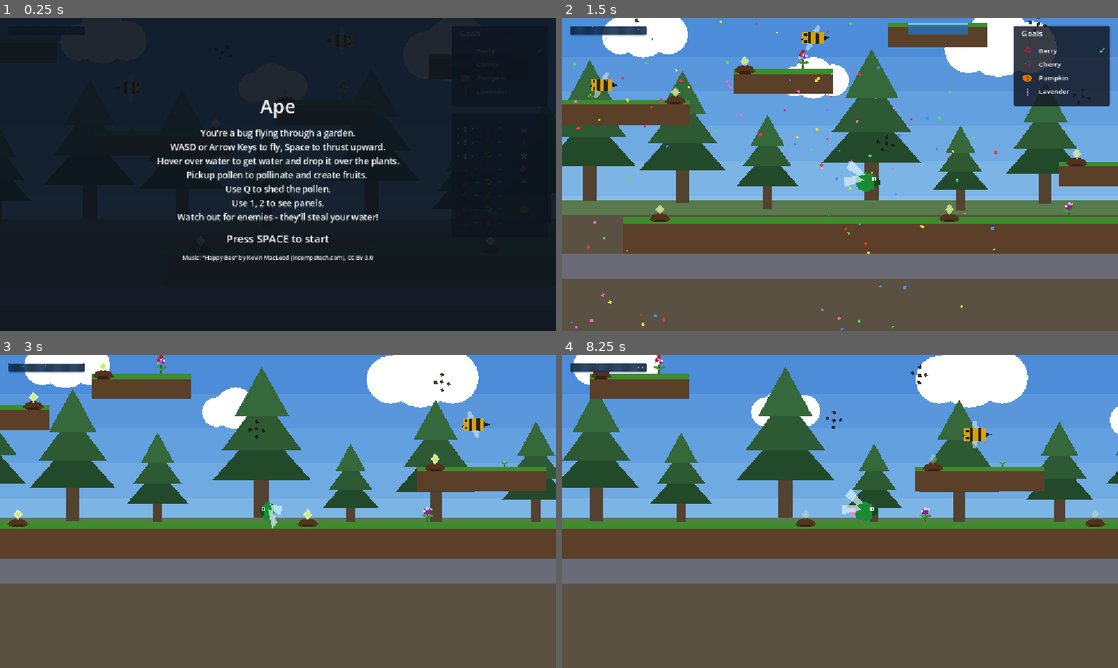
Above: before the commit, frames 1-4 (two rows, left to right).
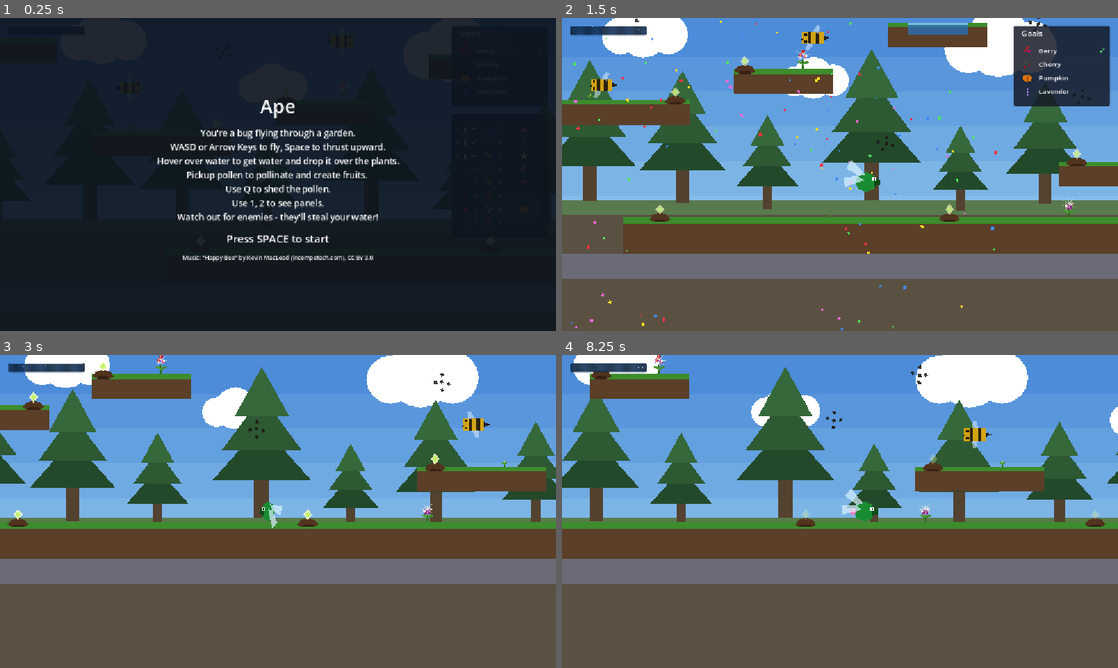
Above: after the commit, the same moments.

Repository: AntonioDrusin/ape
Game: Godot game, scene res://scenes/main.tscn
Same seed, same stepped clock (60 frames per second), same inputs: the game is played once before the commit and once after it.
Inputs:
- Up to frame 1 (0.25 s): no input
- Up to frame 2 (1.5 s): tap Space (use_proboscis) at 0.5 s; hold D (move_right) from 0.53 s (still down); tap Q (shed_pollen) at 0.6 s; tap Enter (ui_accept) at 0.77, 1.07 s; tap 1 (toggle_combo_chart) at 1.35 s
- Up to frame 3 (3 s): tap Enter (ui_accept) at 1.52, 1.82 s; release D (move_right) at 2.03 s; hold A (move_left) 2.03-2.78 s; hold 2 (toggle_goal_panel) 2.03-2.78 s; hold D (move_right) from 2.78 s (still down); tap Space (use_proboscis) at 2.85 s
- Up to frame 4 (8.25 s): tap Enter (ui_accept) at 3.02, 3.32, 3.77, 4.07, 4.52, 4.82, 6.02, 6.32, 6.77, 7.07, 7.52, 7.82 s; tap Q (shed_pollen) at 3.6, 6.6 s; release D (move_right) at 4.28 s; hold A (move_left) 4.28-5.03 s; tap 1 (toggle_combo_chart) at 4.35, 7.35 s; hold D (move_right) 5.03-5.78 s; hold 2 (toggle_goal_panel) 5.03-5.78 s; hold A (move_left) 5.78-7.28 s; tap Space (use_proboscis) at 5.85 s; hold D (move_right) from 7.28 s (still down); hold 2 (toggle_goal_panel) from 8.03 s (still down)

The runs differ from the first frame. In frame 2, less than 0.1% of the frame differs, in the area x 42-93%, y 10-62%; in frame 3, less than 0.1%, in the area x 28-78%, y 0-51%; in frame 4, less than 0.1%.

Commit message:
Add rotating, pulsing light-ray sprite for pollen-ready flowers
A sunburst of pale spokes appears whenever a BLOOMED flower offers
pollen, alongside the existing colored pollen dots: it rotates
continuously and pulses scale by +-20%. Broadens the _process gate
(previously POLLINATED-only) to also cover BLOOMED-with-pollen, via
a shared _should_animate() helper checked from both the state and
bloom_type setters.

Co-Authored-By: Claude Sonnet 5 <noreply@anthropic.com>

Diff:
--- a/ape/godot/scenes/seedling.tscn
+++ b/ape/godot/scenes/seedling.tscn
@@ -226,6 +226,41 @@
 [node name="Cherry2" type="Polygon2D" parent="Bloom/Cherry"]
 color = Color(0.75, 0.1, 0.2, 1)
 polygon = PackedVector2Array(4, -13, 2, -16, 4, -19, 6, -16)
+
+[node name="PollenRays" type="Node2D" parent="Bloom"]
+position = Vector2(0, -17)
+
+[node name="Ray1" type="Polygon2D" parent="Bloom/PollenRays"]
+color = Color(1, 0.98, 0.85, 0.45)
+polygon = PackedVector2Array(-1.0, -2.0, 1.0, -2.0, 0.0, -9.0)
+
+[node name="Ray2" type="Polygon2D" parent="Bloom/PollenRays"]
+color = Color(1, 0.98, 0.85, 0.45)
+polygon = PackedVector2Array(0.71, -2.12, 2.12, -0.71, 6.36, -6.36)
+
+[node name="Ray3" type="Polygon2D" parent="Bloom/PollenRays"]
+color = Color(1, 0.98, 0.85, 0.45)
+polygon = PackedVector2Array(2.0, -1.0, 2.0, 1.0, 9.0, -0.0)
+
+[node name="Ray4" type="Polygon2D" parent="Bloom/PollenRays"]
+color = Color(1, 0.98, 0.85, 0.45)
+polygon = PackedVector2Array(2.12, 0.71, 0.71, 2.12, 6.36, 6.36)
+
+[node name="Ray5" type="Polygon2D" parent="Bloom/PollenRays"]
+color = Color(1, 0.98, 0.85, 0.45)
+polygon = PackedVector2Array(1.0, 2.0, -1.0, 2.0, 0.0, 9.0)
+
+[node name="Ray6" type="Polygon2D" parent="Bloom/PollenRays"]
+color = Color(1, 0.98, 0.85, 0.45)
+polygon = PackedVector2Array(-0.71, 2.12, -2.12, 0.71, -6.36, 6.36)
+
+[node name="Ray7" type="Polygon2D" parent="Bloom/PollenRays"]
+color = Color(1, 0.98, 0.85, 0.45)
+polygon = PackedVector2Array(-2.0, 1.0, -2.0, -1.0, -9.0, 0.0)
+
+[node name="Ray8" type="Polygon2D" parent="Bloom/PollenRays"]
+color = Color(1, 0.98, 0.85, 0.45)
+polygon = PackedVector2Array(-2.12, -0.71, -0.71, -2.12, -6.36, -6.36)
 
 [node name="PollenCue" type="Node2D" parent="Bloom"]
 
--- a/ape/godot/scripts/seedling.gd
+++ b/ape/godot/scripts/seedling.gd
@@ -25,6 +25,8 @@
 
 const MIN_SCALE: float = 0.12
 const BLOOM_START: float = 70.0
+const RAY_SPIN_RATE: float = 0.6 # radians/sec, continuous rotation
+const RAY_PULSE_RATE: float = 2.5 # radians/sec, feeds the sin() for the +-20% scale pulse
 
 ## Result of a pollinate() call: whether the incoming pollen produced a
 ## hybrid or fizzled. Same-type pollination is filtered out by the caller
@@ -35,11 +37,7 @@
 	set(value):
 		var entering_bloom: bool = value == State.BLOOMED and state != State.BLOOMED
 		state = value
-		# The POLLINATED shimmer is only animated during actual gameplay —
-		# gating set_process on the editor hint keeps the @tool preview
-		# static (like growth/bloom_type already are) instead of animating
-		# inside the editor.
-		set_process(state == State.POLLINATED and not Engine.is_editor_hint())
+		set_process(_should_animate())
 		_update_visuals()
 		if entering_bloom and not Engine.is_editor_hint():
 			bloomed.emit(bloom_type)
@@ -62,6 +60,7 @@
 			_update_visuals()
 
 var _shimmer_t: float = 0.0
+var _ray_t: float = 0.0
 
 ## Progress through the GROWING state; kept exported so instances in the level
 ## can start part-grown and the @tool preview stays live in the editor.
@@ -85,11 +84,13 @@
 @export var bloom_type: PlantData.PlantType = PlantData.PlantType.DAISY:
 	set(value):
 		bloom_type = value
+		set_process(_should_animate())
 		_update_visuals()
 
 @onready var bud: Polygon2D = $Sprout/Bud
 @onready var bloom: Node2D = $Bloom
 @onready var pollen_cue: Node2D = $Bloom/PollenCue
+@onready var pollen_rays: Node2D = $Bloom/PollenRays
 @onready var sparkle: CPUParticles2D = $Bloom/Sparkle
 @onready var seed_pod: Polygon2D = $Bloom/SeedPod
 @onready var seed_pop_puff: CPUParticles2D = $SeedPopPuff
@@ -120,6 +121,18 @@
 	state = State.BLOOMED if growth >= 100.0 else State.GROWING
 
 
+## Whether _process should be running: the POLLINATED shimmer and the
+## pollen-ray spin/pulse are the only two animated (non-editor-preview)
+## visuals, so this is their combined gate. Kept as one helper so the state
+## and bloom_type setters (accepts_pollen depends on both) can't drift apart
+## on what "should animate" means. Animation always stays off in the editor,
+## matching how growth/bloom_type already preview statically.
+func _should_animate() -> bool:
+	if Engine.is_editor_hint():
+		return false
+	return state == State.POLLINATED or (state == State.BLOOMED and PlantData.accepts_pollen(bloom_type))
+
+
 ## Same hover-and-drain mechanic as growing (see player.gd's watering poll) —
 ## which progress bar a tick of watering advances depends on lifecycle state.
 func water(delta: float) -> void:
@@ -177,8 +190,13 @@
 
 
 func _process(delta: float) -> void:
-	_shimmer_t += delta
-	bloom.modulate = Color(1.0, 1.0, 1.0) * (1.0 + 0.15 * sin(_shimmer_t * 4.0))
+	if state == State.POLLINATED:
+		_shimmer_t += delta
+		bloom.modulate = Color(1.0, 1.0, 1.0) * (1.0 + 0.15 * sin(_shimmer_t * 4.0))
+	if pollen_rays.visible:
+		_ray_t += delta
+		pollen_rays.rotation += RAY_SPIN_RATE * delta
+		pollen_rays.scale = Vector2.ONE * (1.0 + 0.2 * sin(_ray_t * RAY_PULSE_RATE))
 
 
 ## Every visual is a function of (state, progress, bloom_type) — no visual
@@ -195,10 +213,15 @@
 		_blooms[type].visible = type == bloom_type
 	var offers_pollen: bool = state == State.BLOOMED and PlantData.accepts_pollen(bloom_type)
 	pollen_cue.visible = offers_pollen
+	pollen_rays.visible = offers_pollen
 	if offers_pollen:
 		var pollen_color: Color = PlantData.pollen_color(bloom_type)
 		for dot: Polygon2D in _pollen_dots:
 			dot.color = pollen_color
+	else:
+		pollen_rays.rotation = 0.0
+		pollen_rays.scale = Vector2.ONE
+		_ray_t = 0.0
 	sparkle.emitting = state == State.POLLINATED
 	if state != State.POLLINATED:
 		bloom.modulate = Color(1.0, 1.0, 1.0)
